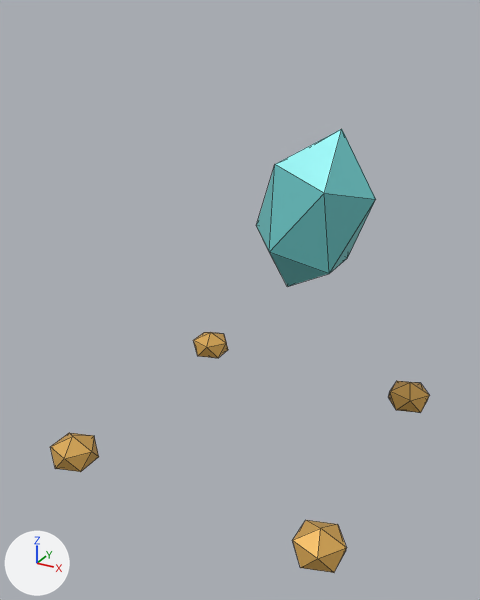
Before and after pictures for a commit that changed the Blender file art/blend/beacon.blend.
One viewpoint serves both versions: a 50 mm camera at (0.865, -1.661, 1.609) aimed at (-0.013, -0.065, 0.81). The lights are fixed; the arrows at lower left show +X, +Y and +Z. The picture after the commit comes second. Mesh edges are drawn as thin lines. The same objects are shown in both versions, whatever each file hides.

Script lines for the objects in view, before the commit:
```python
ob_fire_facets = bpy.data.objects.new('Fire facets', me_icosphere_004)
ob_fire_facets.parent = ob_focus
ob_fire_facets.location = (0.181, 0.0, -0.111)
ob_fire_facets.rotation_euler = (0.0, 0.29, 0.0)  # degrees (0, 17, 0)
ob_fire_facets.scale = (0.168, 0.134, 0.245)
ob_focus = bpy.data.objects.new('Focus', None)
ob_focus.parent = ob_moving_mechanism
ob_focus.location = (0.0, 0.0, 0.66)
ob_inlaid_corner_boss = bpy.data.objects.new('Inlaid corner boss', me_icosphere)
ob_inlaid_corner_boss.parent = ob_beacon
ob_inlaid_corner_boss.location = (-0.41, -0.41, 0.343)
ob_inlaid_corner_boss.scale = (0.08, 0.08, 0.058)
ob_inlaid_corner_boss_001 = bpy.data.objects.new('Inlaid corner boss.001', me_icosphere_001)
ob_inlaid_corner_boss_001.parent = ob_beacon
ob_inlaid_corner_boss_001.location = (-0.41, 0.41, 0.343)
ob_inlaid_corner_boss_001.scale = (0.08, 0.08, 0.058)
ob_inlaid_corner_boss_002 = bpy.data.objects.new('Inlaid corner boss.002', me_icosphere_002)
ob_inlaid_corner_boss_002.parent = ob_beacon
ob_inlaid_corner_boss_002.location = (0.41, -0.41, 0.343)
ob_inlaid_corner_boss_002.scale = (0.08, 0.08, 0.058)
ob_inlaid_corner_boss_003 = bpy.data.objects.new('Inlaid corner boss.003', me_icosphere_003)
ob_inlaid_corner_boss_003.parent = ob_beacon
ob_inlaid_corner_boss_003.location = (0.41, 0.41, 0.343)
ob_inlaid_corner_boss_003.scale = (0.08, 0.08, 0.058)
```
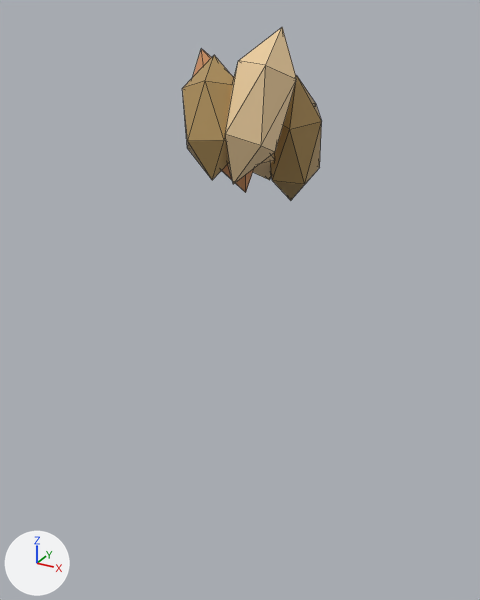
ob_focus is not drawn itself; it is the parent of ob_fire_facets, ob_fire_facets_001, ob_fire_facets_002, ob_fire_facets_003, ob_fire_facets_004.

Boxes [x1, y1, x2, y2] around the edits, measured in the pictures (480 x 600 px):
'Fire facets', recoloured, reshaped, moved, turned, rescaled
    before: [256, 129, 376, 287]
    after: [271, 76, 322, 200]
'Inlaid corner boss.003', recoloured, reshaped, moved, turned, rescaled
    before: [388, 381, 429, 413]
    after: [225, 28, 297, 184]
'Inlaid corner boss.002', recoloured, reshaped, moved, turned, rescaled
    before: [293, 520, 346, 573]
    after: [182, 55, 234, 180]
'Inlaid corner boss', recoloured, moved, turned, rescaled
    before: [51, 433, 99, 472]
    after: [253, 154, 274, 180]
'Inlaid corner boss.001', recoloured, moved, turned, rescaled
    before: [193, 332, 228, 358]
    after: [192, 49, 254, 192]

What changed in the scene script:
```text
Change me_icosphere_001:
    where me_icosphere_001.from_pydata(...)  # 12 vertices, 20 faces; spans x -0.89..0.89, y -0.85..0.85, z -1.0..1.0
    remove me_icosphere_001.materials.append(mat_aegean_trim)  # orange #e0ae59
    add me_icosphere_001.materials.append(mat_gold)  # orange #b89860
Change me_icosphere_004:
    where me_icosphere_004.from_pydata(...)  # 12 vertices, 20 faces; spans x -0.89..0.89, y -0.85..0.85, z -1.0..1.0
    remove me_icosphere_004.materials.append(mat_aegean__72cfcf_detail)  # cyan #72cfcf
    add me_icosphere_004.materials.append(mat_gold)  # orange #b89860
Change me_icosphere_005:
    where me_icosphere_005.from_pydata(...)  # 12 vertices, 20 faces; spans x -0.89..0.89, y -0.85..0.85, z -1.0..1.0
    remove me_icosphere_005.materials.append(mat_aegean__72cfcf_light)  # cyan #72cfcf, glowing cyan #72cfcf
    add me_icosphere_005.materials.append(mat_fillet)  # beige #efd0a0
Change ob_focus:
    ob_focus.parent: ob_moving_mechanism -> ob_mechanism
    ob_focus.location: (0.0, 0.0, 0.66) -> (0.0, 0.0, 0.48)
Change ob_inlaid_corner_boss:
    ob_inlaid_corner_boss.parent: ob_beacon -> ob_focus
    ob_inlaid_corner_boss.location: (-0.41, -0.41, 0.343) -> (-0.0437, 0.0756, 0.123)
    ob_inlaid_corner_boss.rotation_euler: (0.0, 0.0, 0.0) -> (0.338, -0.175, 0.0)  # degrees (0, 0, 0) -> degrees (19, -10, 0)
    ob_inlaid_corner_boss.scale: (0.08, 0.08, 0.058) -> (0.091, 0.093, 0.164)
Change ob_inlaid_corner_boss_001:
    ob_inlaid_corner_boss_001.parent: ob_beacon -> ob_focus
    ob_inlaid_corner_boss_001.location: (-0.41, 0.41, 0.343) -> (-0.0997, 0.0, 0.153)
    ob_inlaid_corner_boss_001.rotation_euler: (0.0, 0.0, 0.0) -> (0.0, -0.35, 0.0)  # degrees (0, 0, 0) -> degrees (0, -20, 0)
    ob_inlaid_corner_boss_001.scale: (0.08, 0.08, 0.058) -> (0.091, 0.093, 0.206)
Change ob_inlaid_corner_boss_002:
    ob_inlaid_corner_boss_002: bpy.data.objects.new('Inlaid corner boss.002', me_icosphere_002) -> bpy.data.objects.new('Inlaid corner boss.002', me_icosphere_004)
    ob_inlaid_corner_boss_002.parent: ob_beacon -> ob_focus
    ob_inlaid_corner_boss_002.location: (0.41, -0.41, 0.343) -> (-0.0664, -0.115, 0.183)
    ob_inlaid_corner_boss_002.rotation_euler: (0.0, 0.0, 0.0) -> (-0.338, -0.175, 0.0)  # degrees (0, 0, 0) -> degrees (-19, -10, 0)
    ob_inlaid_corner_boss_002.scale: (0.08, 0.08, 0.058) -> (0.091, 0.093, 0.164)
Change ob_inlaid_corner_boss_003:
    ob_inlaid_corner_boss_003: bpy.data.objects.new('Inlaid corner boss.003', me_icosphere_003) -> bpy.data.objects.new('Inlaid corner boss.003', me_icosphere_005)
    ob_inlaid_corner_boss_003.parent: ob_beacon -> ob_focus
    ob_inlaid_corner_boss_003.location: (0.41, 0.41, 0.343) -> (0.0464, -0.0804, 0.213)
    ob_inlaid_corner_boss_003.rotation_euler: (0.0, 0.0, 0.0) -> (-0.338, 0.175, 0.0)  # degrees (0, 0, 0) -> degrees (-19, 10, 0)
    ob_inlaid_corner_boss_003.scale: (0.08, 0.08, 0.058) -> (0.091, 0.093, 0.206)
Change ob_fire_facets:
    ob_fire_facets: bpy.data.objects.new('Fire facets', me_icosphere_004) -> bpy.data.objects.new('Fire facets', me_icosphere_001)
    ob_fire_facets.location: (0.181, 0.0, -0.111) -> (0.0653, 0.113, 0.093)
    ob_fire_facets.rotation_euler: (0.0, 0.29, 0.0) -> (0.338, 0.175, 0.0)  # degrees (0, 17, 0) -> degrees (19, 10, 0)
    ob_fire_facets.scale: (0.168, 0.134, 0.245) -> (0.091, 0.093, 0.206)
Add ob_mechanism:
    ob_mechanism = bpy.data.objects.new('Mechanism', None)
    ob_mechanism.parent = ob_fortification
    ob_mechanism.location = (0.0, 0.0, 0.68)
Add ob_fortification:
    ob_fortification = bpy.data.objects.new('Fortification', None)
    ob_fortification.location = (0.0, 0.0, 0.0)
```
